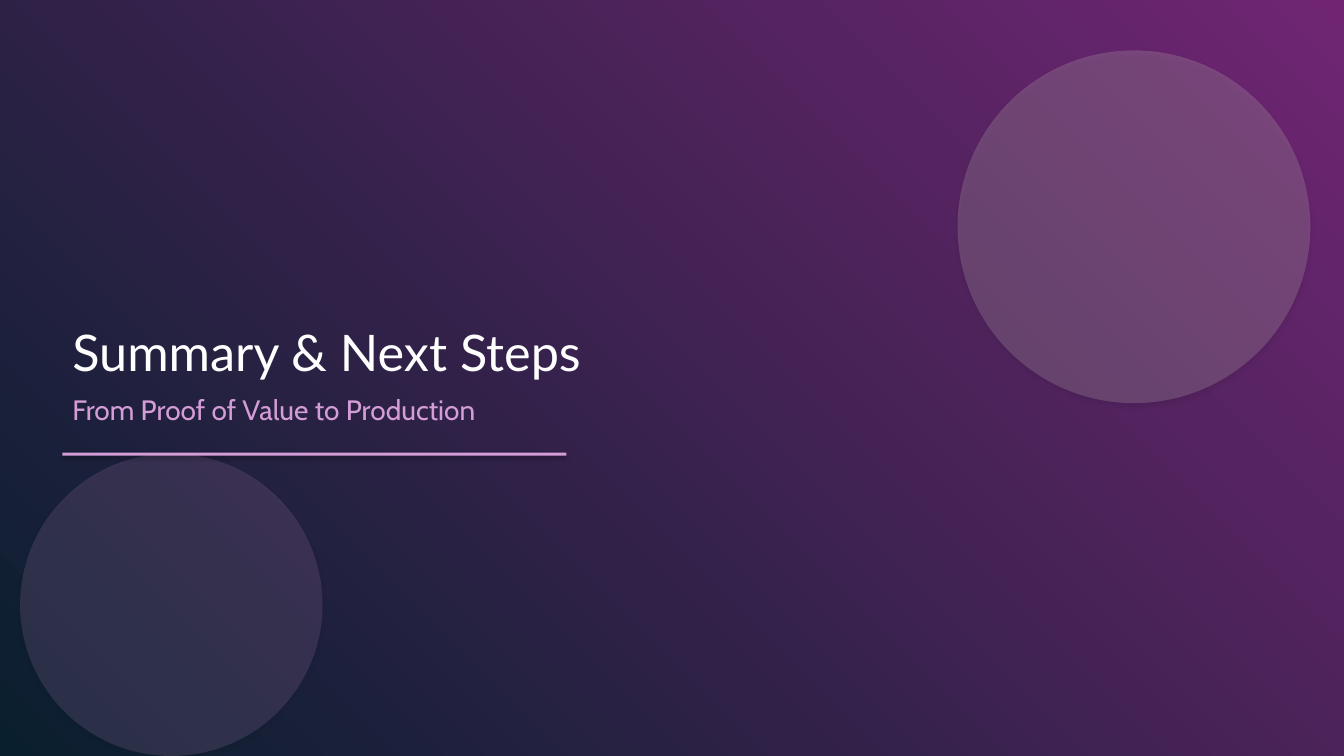
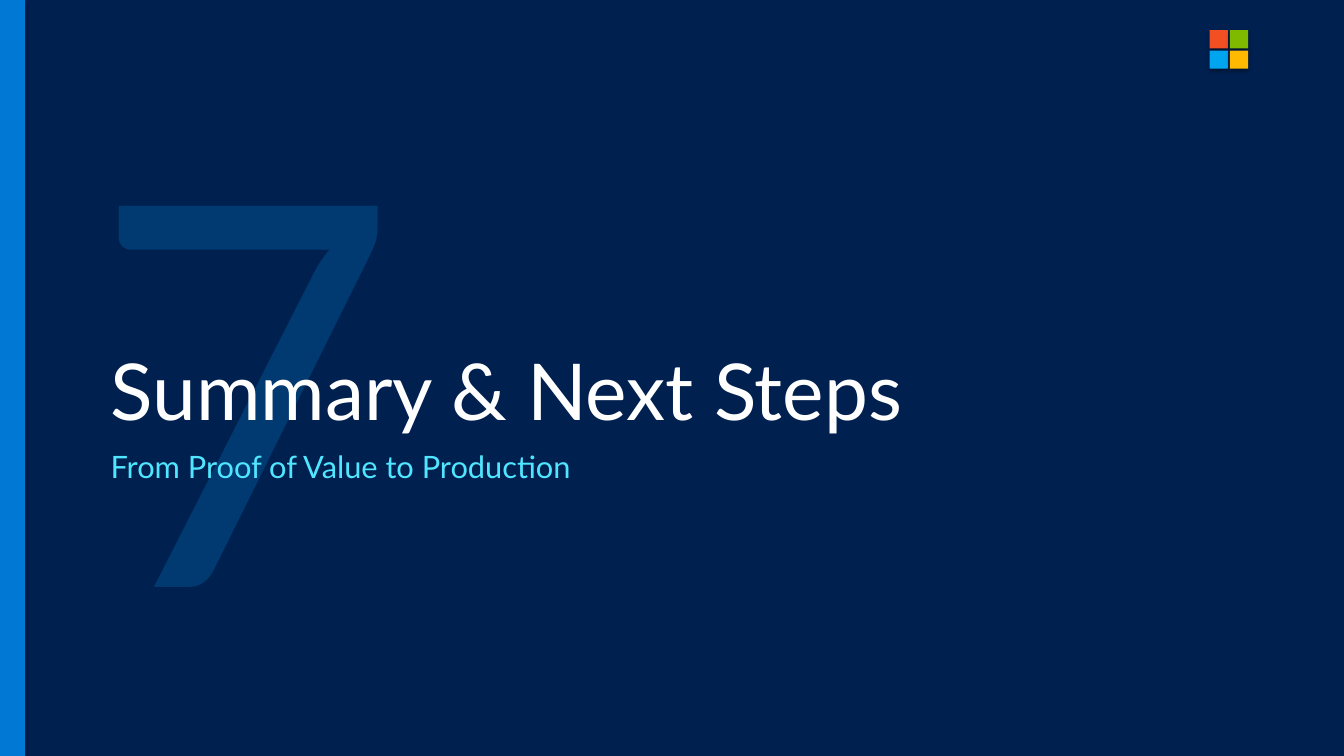
Before and after one commit to cloudtoso/Agent-365-POC, a slide deck: slide 37 of Agent365-PoV-Deck.pptx. Drawn at 1344x756 pixels with LibreOffice and Linux fonts; fonts in the diff are those of the drawing. Boxes give left, top, right and bottom in pixels: in the first picture for what was removed or moved away, otherwise in the second. Text is boxed around its words. In the diff, an @@ line names an element or a change of style, - is before the commit and + after.

```diff
--- a/Agent365-PoV-Deck.pptx
+++ b/Agent365-PoV-Deck.pptx
@@ background #FFFFFF to #002050 @@
@@ rectangle resized from (x1=0, y1=0, x2=1344, y2=756) to (x1=0, y1=0, x2=25, y2=756) @@
@@ rectangle at (x1=0, y1=0, x2=25, y2=756): fill gradient #702573 to #091F2E to #0078D4 @@
@@ ellipse removed at (x1=958, y1=50, x2=1311, y2=403) @@
@@ rectangle added at (x1=1210, y1=30, x2=1228, y2=48), fill #F25022 @@
@@ rectangle added at (x1=1210, y1=50, x2=1228, y2=69), fill #00A4EF @@
@@ rectangle added at (x1=1230, y1=30, x2=1248, y2=48), fill #7FBA00 @@
@@ rectangle added at (x1=1230, y1=50, x2=1248, y2=69), fill #FFB900 @@
@@ text "Summary & Next Steps" moved from (x1=72, y1=334, x2=581, y2=421) to (x1=111, y1=363, x2=902, y2=479) @@
@@ text "Summary & Next Steps" at (x1=111, y1=363, x2=902, y2=479): size 36 to 56 pt in "Summary & Next Steps"; size 20 to 22 pt, font Cabin to Lato, text colour #D59DD7 to #50E6FF in "From Proof of Value to Production" @@
@@ text added at (x1=91, y1=363, x2=400, y2=479), 380 pt, text #003A70 @@
+7
@@ ellipse removed at (x1=20, y1=454, x2=323, y2=756) @@
@@ rectangle removed at (x1=63, y1=453, x2=567, y2=456) @@
```
Also in this commit, not shown: 42 other slides changed, 1 slide added, 1 slide removed, 1 other file.
